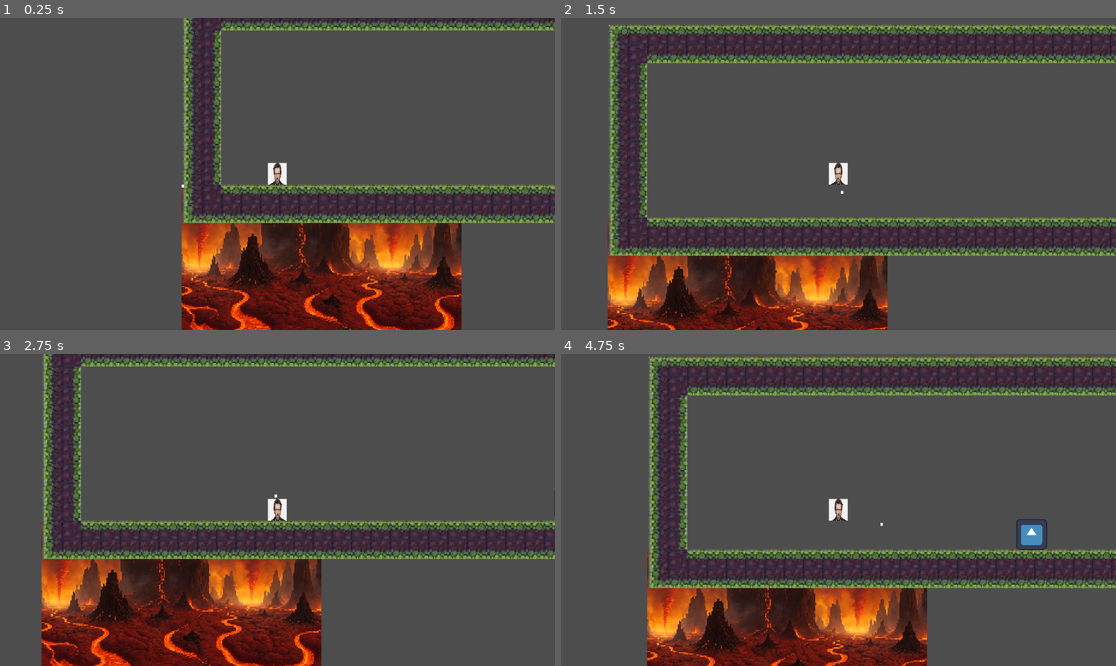
Above: before the commit, frames 1-4 (two rows, left to right).
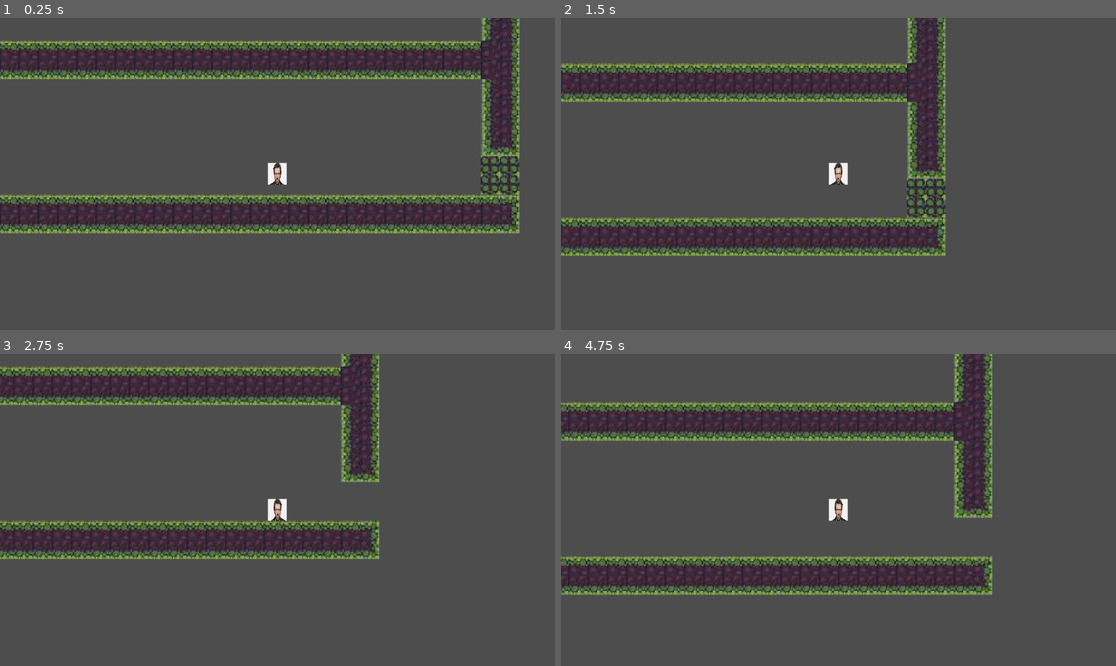
Above: after the commit, the same moments.

Repository: ConnerGordon/final-jam
Game: Godot game, scene res://folder base/mainscene.tscn
Two runs of this game, one before a commit and one after it. Both use one fixed random seed, a clock stepped at 60 frames per second and the inputs below. The engine's default icon, where the game draws it, is replaced by a stand-in: a white triangle on a blue panel in a dark square.
Inputs (mouse positions are in pixels of both pictures, inside the frame that each line leads up to):
- Up to frame 1 (0.25 s): no input
- Up to frame 2 (1.5 s): move the mouse to (960, 158) at 0.52 s; hold S (FALL) 0.53-1.28 s; hold D (moveright) from 0.53 s (still down); tap Space (jump) at 0.77 s; move the mouse to (727, 189) at 1.27 s; tap Shift (dash) at 1.35 s
- Up to frame 3 (2.75 s): tap Space (jump) at 1.52 s; move the mouse to (333, 441) at 2.02 s; release D (moveright) at 2.03 s; hold A (moveleft) from 2.03 s (still down); tap E (interact) at 2.1 s
- Up to frame 4 (4.75 s): move the mouse to (810, 572) at 2.77 s; release A (moveleft) at 2.78 s; hold D (moveright) 2.78-4.28 s; click (810, 572) at 2.85 s; tap Space (jump) at 3.02, 3.77, 4.52 s; move the mouse to (1005, 556) at 3.52 s; hold S (FALL) 3.53-4.28 s; move the mouse to (672, 463) at 4.27 s; hold A (moveleft) from 4.28 s (still down); tap Shift (dash) at 4.35 s

The runs differ from the first frame. In frame 1, 43% of the frame differs, in the area x 0-100%, y 0-100%; in frame 2, 40%; in frame 3, 38%; in frame 4, 43%.

Commit message:
navigation layer interpreting progress.

Diff:
--- a/enemy/enemybase.gd
+++ b/enemy/enemybase.gd
@@ -5,7 +5,7 @@
 const JUMP_VELOCITY = -400.0
 @onready var navigation_agent_2d: NavigationAgent2D = $NavigationAgent2D
 
-
+var navigtimer := 10.0
 
 var var_health : float :
 	set(new_health):
@@ -58,6 +58,13 @@
 			var next_position = navigation_agent_2d.get_next_path_position()
 			var direc = (next_position - current_pos).normalized()
 			velocity = direc * SPEED
+			if velocity == Vector2.ZERO:
+				navigtimer -= delta
+				if navigtimer < 0.0:
+
+					destination_reach()
+					navigtimer = 10.0
+
 
 
 
--- a/enemy/first_enemy.gd
+++ b/enemy/first_enemy.gd
@@ -5,7 +5,7 @@
 const JUMP_VELOCITY = -400.0
 @onready var navigation_agent_2d: NavigationAgent2D = $NavigationAgent2D
 
-
+var navigtimer := 10.0
 
 var var_health : float :
 	set(new_health):
@@ -75,6 +75,17 @@
 			var next_position = navigation_agent_2d.get_next_path_position()
 			var direc = (next_position - current_pos).normalized()
 			velocity.x = direc.x * SPEED
+			if navigation_agent_2d.get_navigation_layer_value(2):
+				velocity.y += 500
+
+
+
+
+			if velocity == Vector2.ZERO:
+				navigtimer -= delta
+				if navigtimer < 0.0:
+					destination_reach()
+					navigtimer = 10.0
 
 
 
@@ -83,6 +94,11 @@
 			var next_position = navigation_agent_2d.get_next_path_position()
 			var direc = (next_position - current_pos).normalized()
 			velocity.x = direc.x * SPEED
+
+			if velocity == Vector2.ZERO:
+				navigtimer -= delta
+				if navigtimer < 0.0:
+					destination_reach()
 
 
 
@@ -96,7 +112,7 @@
 func get_new_target():
 
 	var offx = randf_range(-2500,2500)
-	var offy = randf_range(-15,15)
+	var offy = randf_range(-1000,-500)
 
 	if found:
 		return playerpos
--- a/enemy/husk.tscn
+++ b/enemy/husk.tscn
@@ -29,7 +29,10 @@
 script = ExtResource("1_0vvse")
 
 [node name="NavigationAgent2D" type="NavigationAgent2D" parent="." unique_id=1730415152]
-target_desired_distance = 100.05
+path_desired_distance = 105.0
+target_desired_distance = 62.93
+path_max_distance = 110.0
+navigation_layers = 3
 avoidance_enabled = true
 avoidance_layers = 2
 avoidance_mask = 6
--- a/folder base/downpath.tscn
+++ b/folder base/downpath.tscn
@@ -272,6 +272,16 @@
 terrain_set_0/terrain_0/color = Color(0.5019608, 1, 0.2509804, 1)
 sources/0 = SubResource("TileSetAtlasSource_syhyd")
 
+[sub_resource type="NavigationPolygon" id="NavigationPolygon_1fp7y"]
+vertices = PackedVector2Array(566.75, 871.1719, 41.929688, 870.02344, 41.859375, 857.7969, 566.4297, 857.7969)
+polygons = Array[PackedInt32Array]([PackedInt32Array(0, 1, 2, 3)])
+outlines = Array[PackedVector2Array]([PackedVector2Array(576.19995, 847.7999, 576.99994, 881.19995, 31.999998, 879.99994, 31.799997, 847.7999)])
+
+[sub_resource type="NavigationPolygon" id="NavigationPolygon_jv63m"]
+vertices = PackedVector2Array(558.7969, 742, 90.28125, 742.1875, 90.32031, 737, 558.7969, 737)
+polygons = Array[PackedInt32Array]([PackedInt32Array(0, 1, 2, 3)])
+outlines = Array[PackedVector2Array]([PackedVector2Array(80.2, 752.19995, 80.399994, 726.99994, 568.8, 726.99994, 568.8, 751.99994)])
+
 [node name="gridmap" type="TileMapLayer" unique_id=1930176116]
 scale = Vector2(5, 5)
 tile_map_data = PackedByteArray("AAAlAPv/AAACAAEAAAAlAPr/AAACAAEAAAAlAPn/AAACAAEAAAAlAPj/AAACAAEAAAAlAPf/AAACAAEAAAAkAP …(10608 unchanged characters)…
@@ -279,3 +289,15 @@
 
 [node name="Marker2D" type="Marker2D" parent="." unique_id=1452666324]
 position = Vector2(608, 880)
+
+[node name="NavigationRegion2D" type="NavigationRegion2D" parent="." unique_id=230667991]
+navigation_polygon = SubResource("NavigationPolygon_1fp7y")
+
+[node name="NavigationLink2D" type="NavigationLink2D" parent="." unique_id=786904234]
+position = Vector2(68.4, 863.6)
+rotation = -0.08741608
+navigation_layers = 2
+start_position = Vector2(37.505997, -120.98749)
+
+[node name="NavigationRegion2D2" type="NavigationRegion2D" parent="." unique_id=2086494146]
+navigation_polygon = SubResource("NavigationPolygon_jv63m")
--- a/folder base/mainscene.tscn
+++ b/folder base/mainscene.tscn
@@ -5,6 +5,7 @@
 [ext_resource type="PackedScene" uid="uid://dfnvdcqkio0fe" path="res://player/player.tscn" id="2_xwcau"]
 [ext_resource type="PackedScene" uid="uid://bfa4do156wj2s" path="res://folder base/basehall1.tscn" id="3_kgh7c"]
 [ext_resource type="PackedScene" uid="uid://bhy61r18tgkv" path="res://enemy/husk.tscn" id="5_kvtpo"]
+[ext_resource type="PackedScene" uid="uid://5ihu4cisx2o0" path="res://folder base/downpath.tscn" id="6_ktlqv"]
 
 [sub_resource type="PhysicsMaterial" id="PhysicsMaterial_xwcau"]
 
@@ -40,7 +41,7 @@
 texture = SubResource("GradientTexture2D_kgh7c")
 
 [node name="CharacterBody2D" parent="." unique_id=103378180 instance=ExtResource("2_xwcau")]
-position = Vector2(393, -49)
+position = Vector2(-5888, -159)
 
 [node name="gridmap" parent="." unique_id=1930176116 instance=ExtResource("3_kgh7c")]
 
@@ -48,4 +49,7 @@
 position = Vector2(3040, 0)
 
 [node name="enemybase" parent="." unique_id=658416861 instance=ExtResource("5_kvtpo")]
-position = Vector2(2669, -135)
+position = Vector2(-7302, -76)
+
+[node name="gridmap2" parent="." unique_id=227575916 instance=ExtResource("6_ktlqv")]
+position = Vector2(-7924, -4391.9995)
